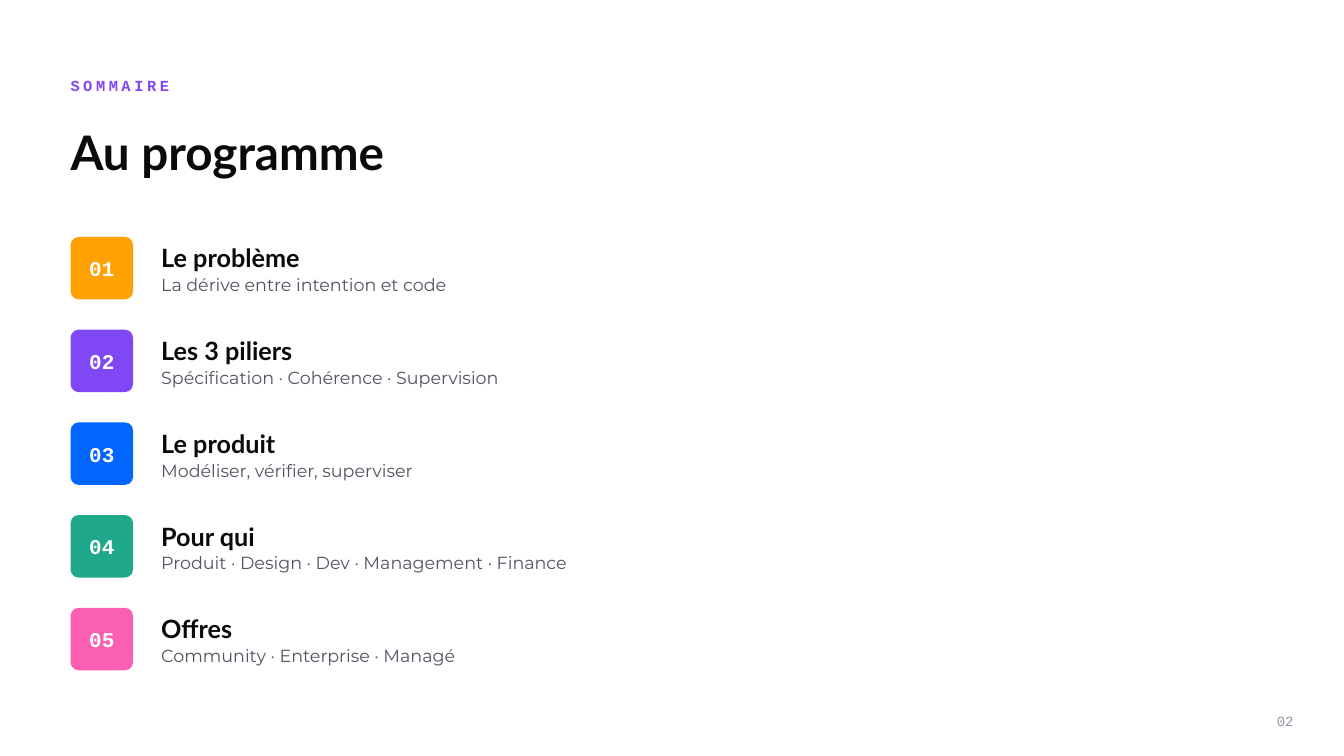
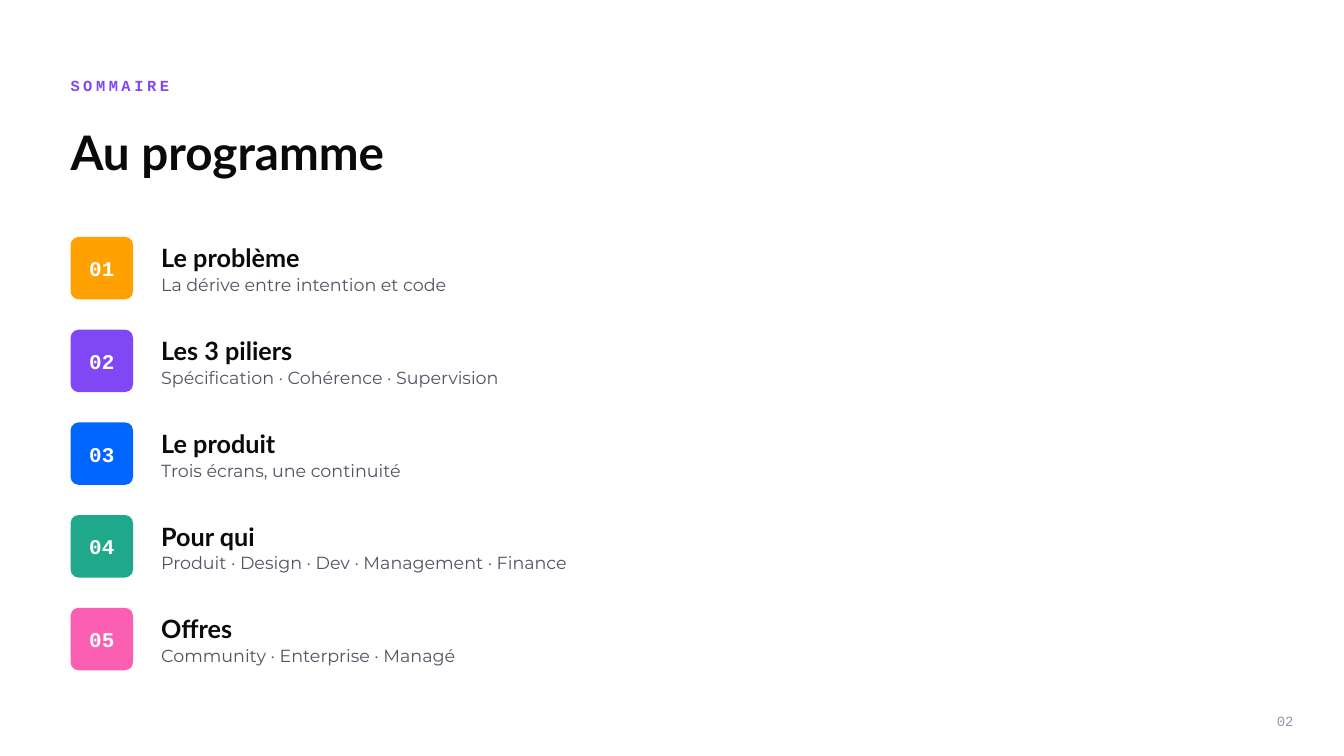
Before and after one commit to davidmabboux-jpg/lyriks-brand-hub, a slide deck: slide 2 of public/reference/lyriks-template.pptx. Drawn at 1344x756 pixels with LibreOffice and Linux fonts; fonts in the diff are those of the drawing. Boxes give left, top, right and bottom in pixels: in the first picture for what was removed or moved away, otherwise in the second. Text is boxed around its words. In the diff, an @@ line names an element or a change of style, - is before the commit and + after.

```diff
--- a/public/reference/lyriks-template.pptx
+++ b/public/reference/lyriks-template.pptx
@@ text at box(161, 464, 401, 480): text changed @@
-Modéliser, vérifier, superviser
+Trois écrans, une continuité
```
Also in this commit, not shown: 5 other slides changed, 3 slides added, 2 slides removed, 1 other file.
